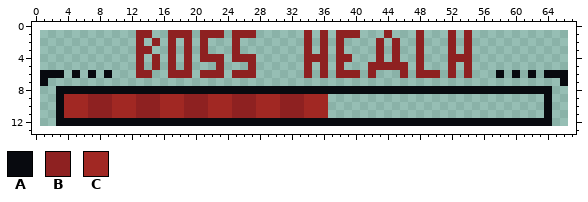
Two versions of one pixel-art file, Assets/Resources/Characters/Sprites/BossHealthBar/BossHPB11.aseprite. That is the earlier state.
66x12 pixels, 1 frame. The old version is drawn lined up with the new one, on the new canvas.
Visible layers, top first: "Font", "Layer 1".
Palette (. is transparent): A #080a0f  B #8e2121  C #a12823
Pixels before, first column x 1:
 1 ............BB..BBB.BBB.BBB......B.B.BBB...B...B...B.B............
 2 ............B.B.B.B.B...B........B.B.B....B.B..B...B.B............
 3 ............BB..B.B.B...B........B.B.B....B.B..B...B.B............
 4 ............B.B.B.B.BBB.BBB......BBB.BB...B.B..B...BBB............
 5 ............B.B.B.B...B...B......B.B.B...BBBBB.B...B.B............
 6 AAA.A.A.A...BB..BBB.BBB.BBB......B.B.BBB.B...B.BBB.B.B...A.A.A.AAA
 7 A................................................................A
 8 ..AAAAAAAAAAAAAAAAAAAAAAAAAAAAAAAAAAAAAAAAAAAAAAAAAAAAAAAAAAAAAA..
 9 ..ACCCBBBCCCBBBCCCBBBCCCBBBCCCBBBCCC...........................A..
10 ..ACCCBBBCCCBBBCCCBBBCCCBBBCCCBBBCCC...........................A..
11 ..ACCCBBBCCCBBBCCCBBBCCCBBBCCCBBBCCC...........................A..
12 ..AAAAAAAAAAAAAAAAAAAAAAAAAAAAAAAAAAAAAAAAAAAAAAAAAAAAAAAAAAAAAA..
Once edited:
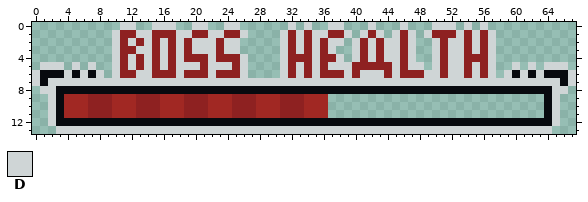
Colours new in this view: D #cfd5d6
What changed:
canvas 66x12 -> 68x14, the old top-left corner now at 1,1
Changed rows in their new state; - is an unchanged pixel.
first column x 0:
 0 -----------DD--DDD--DD--DD------D-D--DD---D---D---DDD-D-D-----------
 1 ----------DBBDDBB-DDB-DDB-D.---DBD-DDB-D.DBD.DBD.DBB-D-DBD----------
 2 ----------DBD-D-D-D-DDDBDD-----DBD-D-DD-DBD-DDBD.-DBDD-DBD----------
 3 ----------DBBDDBD-D-DDDBDD-----DBD-D-D.-DBD-DDBD.-DBDD-DBD----------
 4 ----------DBD-D-D-D-B-D-B-D.---DBB-D-BD.DBD-DDBD.-DBDD-BBD----------
 5 -DDD-D-D--DBD-D-D-DDDBDDDBD.---DBD-D-DDDBB---D-DD-DBDD-DBD--D-D-DDD-
 6 D---D-D-D.DBBDDBB-D-B-D-B-D.---DBD-D-B-D-DDDBD-B-DDBDD-DBD.D-D-D---D
 7 D-DDDDDDDDDDDDDDDDDDDDDDDDDDDDDDDDDDDDDDDDDDDDDDDDDDDDDDDDDDDDDDDD-D
 8 -DD--------------------------------------------------------------DD-
 9 --D--------------------------------------------------------------D--
10 --D--------------------------------------------------------------D--
11 --D--------------------------------------------------------------D--
12 --D--------------------------------------------------------------D--
13 ---DDDDDDDDDDDDDDDDDDDDDDDDDDDDDDDDDDDDDDDDDDDDDDDDDDDDDDDDDDDDDD---
Where, in picture pixels (left, top, right, bottom), the same in both pictures:
changed: (32, 22, 576, 134)
